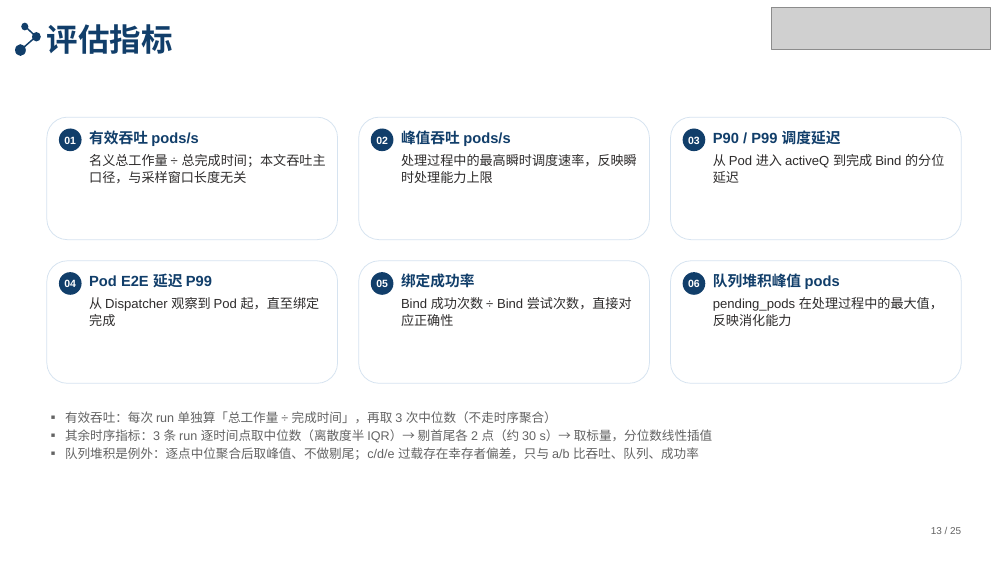
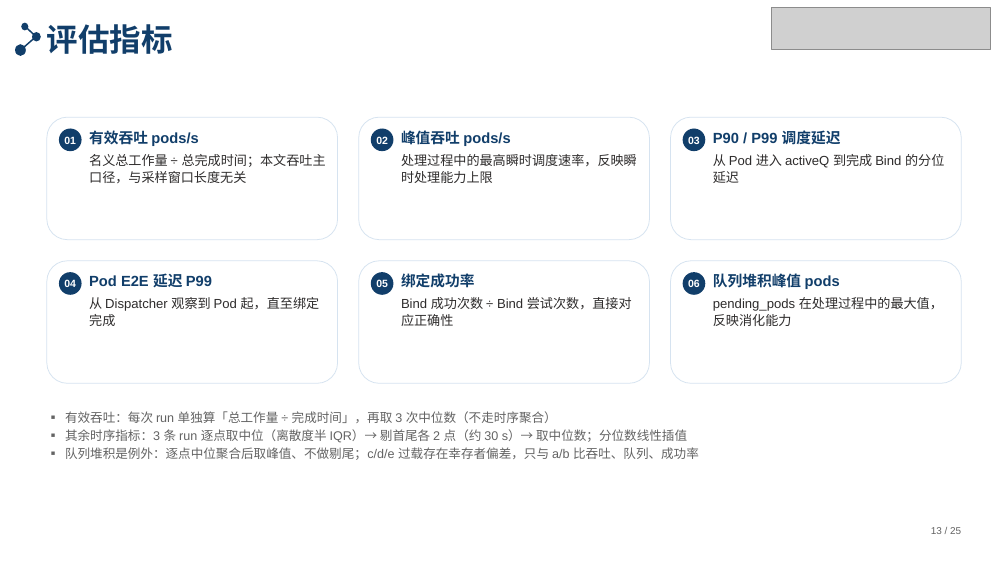
Before and after one commit to tengfei86/godel-scheduler, a slide deck: slide 13 of docs/thesis/defense/答辩PPT-北航模板版.pptx. Drawn at 1008x567 pixels with LibreOffice and Linux fonts; fonts in the diff are those of the drawing; grey boxes stand for pictures. Boxes give left, top, right and bottom in pixels: in the first picture for what was removed or moved away, otherwise in the second. Text is boxed around its words. In the diff, an @@ line names an element or a change of style, - is before the commit and + after.

```diff
--- a/docs/thesis/defense/答辩PPT-北航模板版.pptx
+++ b/docs/thesis/defense/答辩PPT-北航模板版.pptx
@@ text at bbox=[65, 429, 687, 443]: text changed @@
-▪ 其余时序指标：3 条 run 逐时间点取中位数（离散度半 IQR）→ 剔首尾各 2 点（约 30 s）→ 取标量，分位数线性插值
+▪ 其余时序指标：3 条 run 逐点取中位（离散度半 IQR）→ 剔首尾各 2 点（约 30 s）→ 取中位数；分位数线性插值
```
Also in this commit, not shown: 3 other files.
